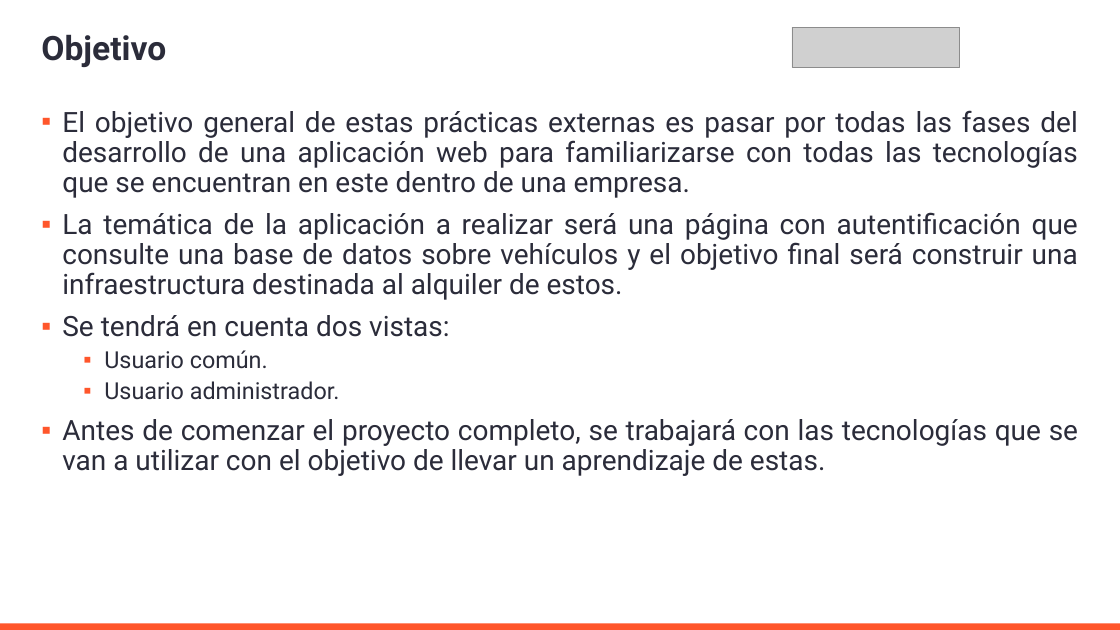
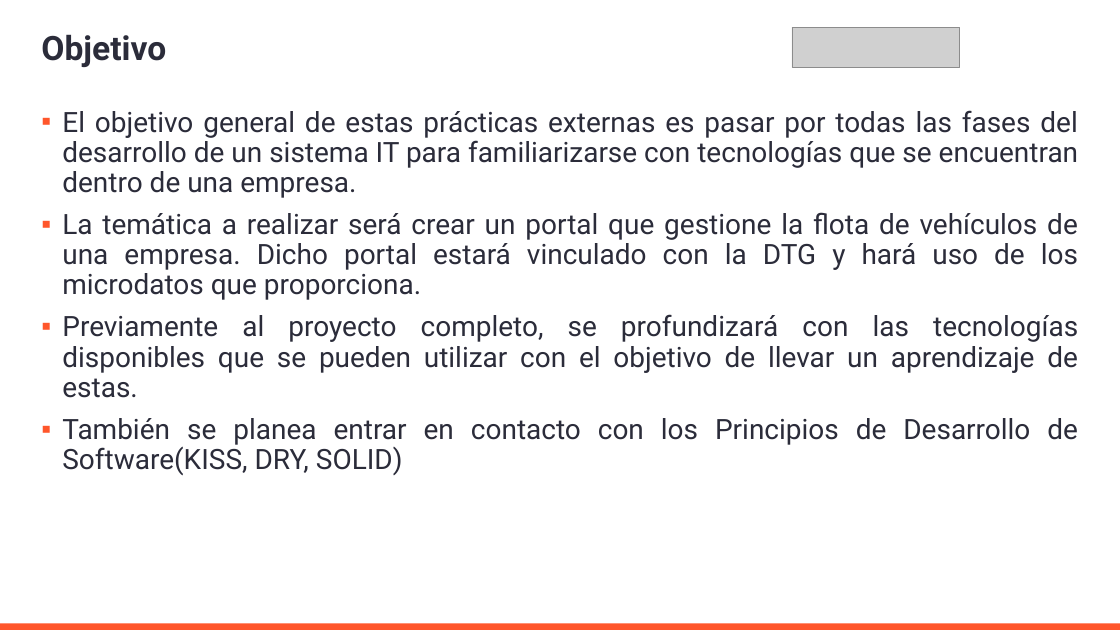
Before and after one commit to AleMedinaGarc/DotnetAPI-Practice, a slide deck: slide 2 of IniciacionDePracticasExternas.pptx. Drawn at 1120x630 pixels with LibreOffice and Linux fonts; fonts in the diff are those of the drawing; grey boxes stand for pictures; background and template pictures are left out. Boxes give left, top, right and bottom in pixels: in the first picture for what was removed or moved away, otherwise in the second. Text is boxed around its words. In the diff, an @@ line names an element or a change of style, - is before the commit and + after.

```diff
--- a/IniciacionDePracticasExternas.pptx
+++ b/IniciacionDePracticasExternas.pptx
@@ text at (x1=62, y1=110, x2=1078, y2=475): text changed @@
-▪ El objetivo general de estas prácticas externas es pasar por todas las fases del desarrollo de una aplicación web para familiarizarse con todas las tecnologías que se encuentran en este dentro de una empresa.
-▪ La temática de la aplicación a realizar será una página con autentificación que consulte una base de datos sobre vehículos y el objetivo final será construir una infraestructura destinada al alquiler de estos.
-▪ Se tendrá en cuenta dos vistas:
-  ▪ Usuario común.
-  ▪ Usuario administrador.
-▪ Antes de comenzar el proyecto completo, se trabajará con las tecnologías que se van a utilizar con el objetivo de llevar un aprendizaje de estas.
+▪ El objetivo general de estas prácticas externas es pasar por todas las fases del desarrollo de un sistema IT para familiarizarse con tecnologías que se encuentran dentro de una empresa.
+▪ La temática a realizar será crear un portal que gestione la flota de vehículos de una empresa. Dicho portal estará vinculado con la DTG y hará uso de los microdatos que proporciona.
+▪ Previamente al proyecto completo, se profundizará con las tecnologías disponibles que se pueden utilizar con el objetivo de llevar un aprendizaje de estas.
+▪ También se planea entrar en contacto con los Principios de Desarrollo de Software(KISS, DRY, SOLID)
```
Also in this commit, not shown: 10 other slides changed, 1 slide removed, 5 other files.
